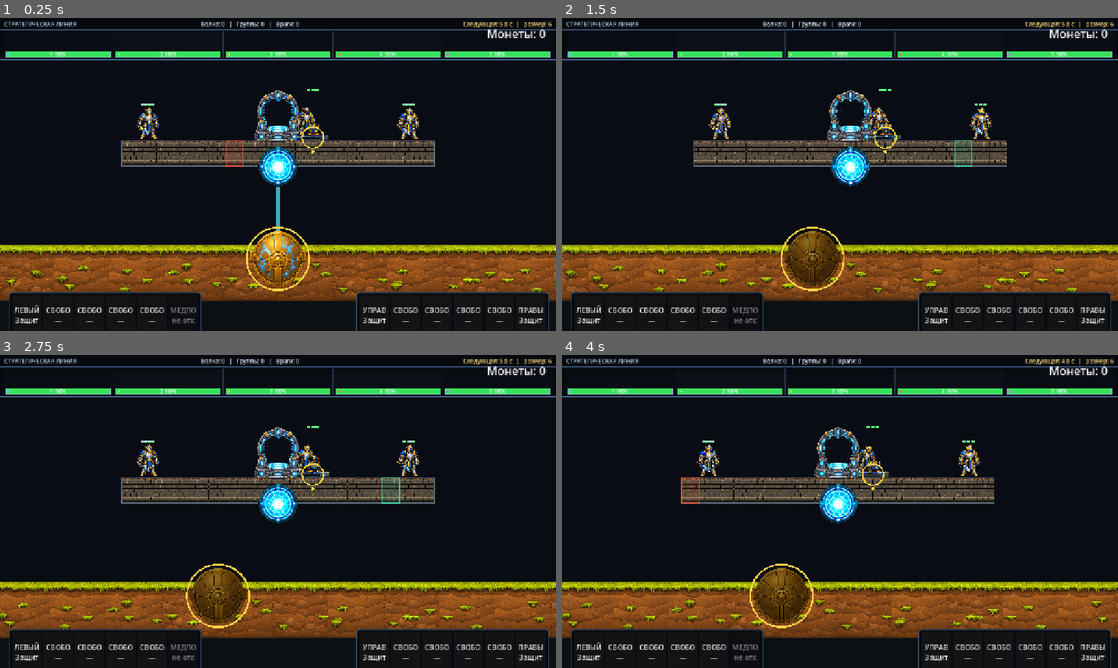
Above: before the commit, frames 1-4 (two rows, left to right).
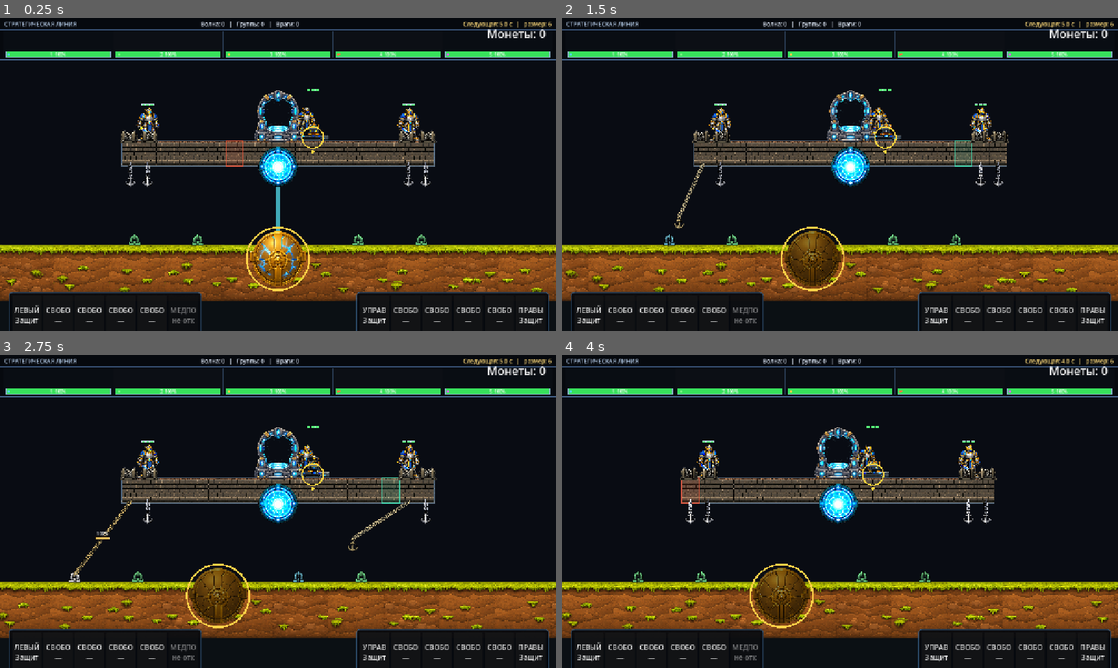
Above: after the commit, the same moments.

Repository: bageus/GloryProtect
Game: Godot game, scene res://scenes/game/game_root_with_flyers.tscn
Same seed, same stepped clock (60 frames per second), same inputs: the game is played once before the commit and once after it.
Inputs (mouse positions are in pixels of both pictures, inside the frame that each line leads up to):
- Up to frame 1 (0.25 s): no input
- Up to frame 2 (1.5 s): tap Enter (ui_accept) at 0.5, 0.77 s; move the mouse to (962, 158) at 0.52 s; hold Right (ui_right) 0.53-1.25 s; tap 1 at 0.6 s; click (962, 158) at 0.67 s; drag from (728, 190) to (812, 237) at 1.27 s
- Up to frame 3 (2.75 s): move the mouse to (333, 442) at 2.02 s; hold Right (ui_right) from 2.03 s (still down); tap 3 at 2.1 s
- Up to frame 4 (4 s): release Right (ui_right) at 2.75 s; drag from (812, 574) to (673, 464) at 2.77 s; move the mouse to (1006, 558) at 3.52 s; hold Left (ui_left) from 3.53 s (still down); tap R at 3.6 s; tap Enter (ui_accept) at 3.77 s

The runs differ from the first frame. In frame 1, 0.7% of the frame differs, in the area x 21-79%, y 35-73%; in frame 2, 0.8%; in frame 3, 0.9%, in the area x 12-79%, y 35-73%; in frame 4, 0.7%.
Error before the commit: Invalid assignment of property or key 'winch_vertical_offset' with value of type 'float' on a base object of type 'Node2D (CombatAnchorVisualController)'. (res…

Commit message:
Preserve legacy winch offset property without moving embedded visuals

Diff:
--- a/scripts/anchors/anchor_visual_controller.gd
+++ b/scripts/anchors/anchor_visual_controller.gd
@@ -25,6 +25,7 @@
 @export var clamp_ground_offset := Vector2(0.0, 2.0)
 @export var clamp_chain_connection_offset := Vector2(0.0, -17.0)
 @export var stowed_chain_length := 20.0
+@export var winch_vertical_offset := 0.0
 @export_range(0.0, 30.0, 1.0) var winch_embed_depth := 5.0
 @export var winch_chain_exit_offset := Vector2.ZERO
 
